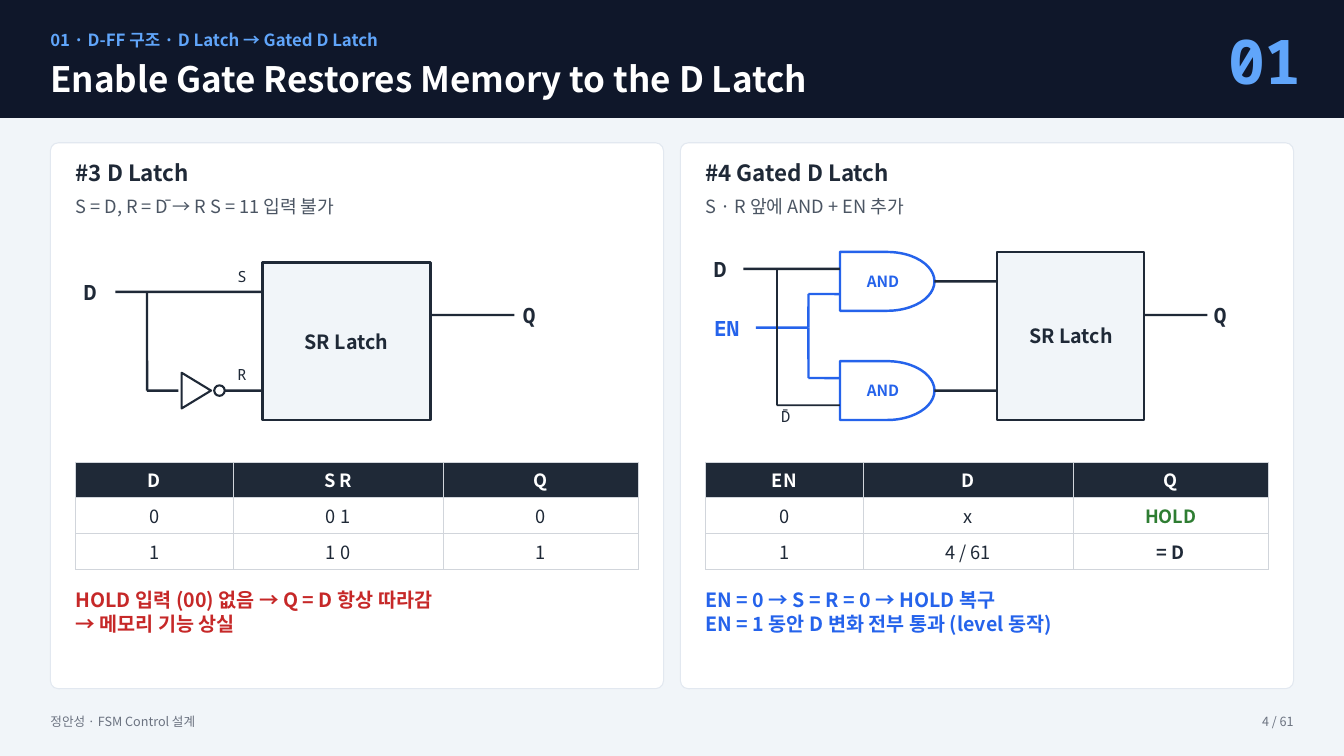
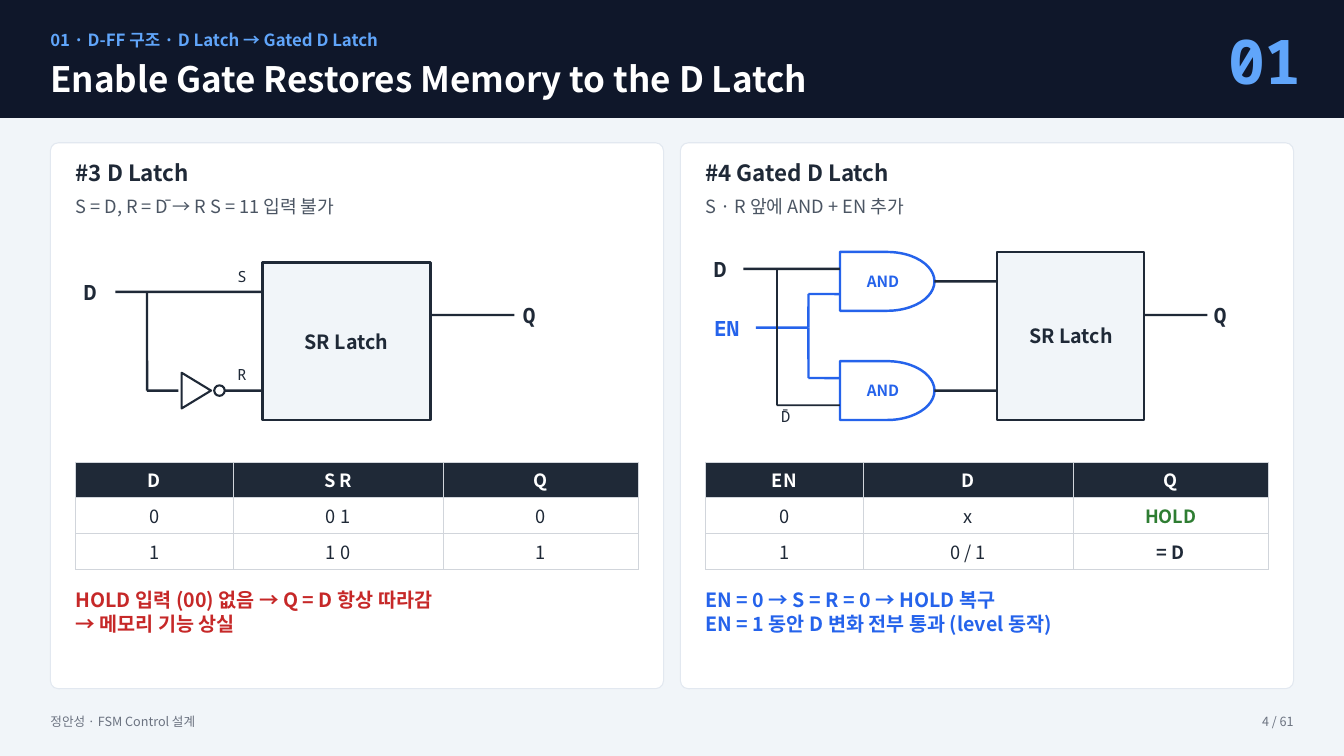
Before and after one commit to kimsacademy1234-max/System_Verilog, a slide deck: slide 4 of homework/1008_fsm_project/FSM_Control_정안성_new.pptx. Drawn at 1344x756 pixels with LibreOffice and Linux fonts; fonts in the diff are those of the drawing. Boxes give left, top, right and bottom in pixels: in the first picture for what was removed or moved away, otherwise in the second. Text is boxed around its words. In the diff, an @@ line names an element or a change of style, - is before the commit and + after.

```diff
--- a/homework/1008_fsm_project/FSM_Control_정안성_new.pptx
+++ b/homework/1008_fsm_project/FSM_Control_정안성_new.pptx
@@ table at bbox=[706, 462, 1268, 569] @@
-row 3, column 2: 4 / 61
+row 3, column 2: 0 / 1
```
Also in this commit, not shown: 5 other slides changed, 17 other files.
